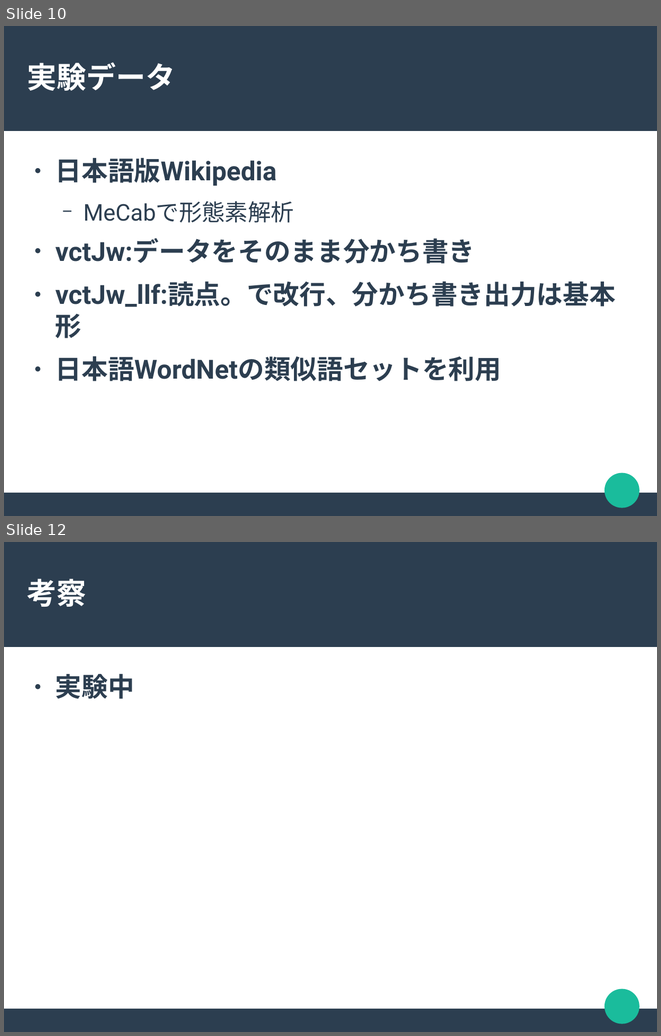
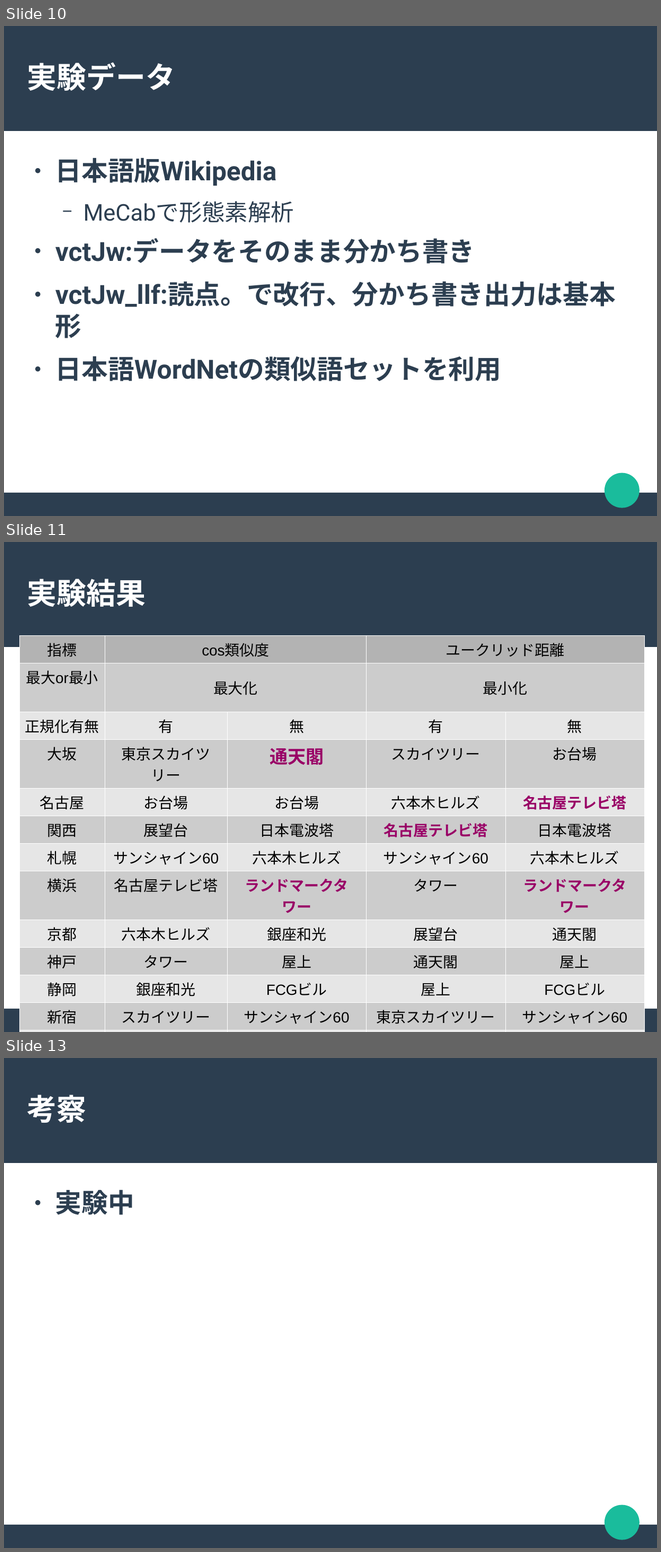
Before and after one commit to chocolaolantan/thesis, a slide deck: note/slide/ハンガリアン法による語の相似関係抽出.odp. Shown one above the other, each under a label of ours: slides 10 and 12 before the commit, slides 10, 11 and 13 after it; the slides between them are not shown. The pictures are 661x1036 and 661x1552 pixels, drawn with LibreOffice and Linux fonts; fonts in the diff are those of the drawing. Boxes give left, top, right and bottom in pixels: in the first picture for what was removed or moved away, otherwise in the second. Text is boxed around its words. In the diff, an @@ line names an element or a change of style, - is before the commit and + after.

```diff
--- a/note/slide/ハンガリアン法による語の相似関係抽出.odp
+++ b/note/slide/ハンガリアン法による語の相似関係抽出.odp
@@ slide 11 added at (x1=4, y1=542, x2=657, y2=1032), background #FFFFFF; not listed: 3 template elements that a slide beside it also shows @@
@@ title added at (x1=27, y1=579, x2=146, y2=607), 36 pt, text #FFFFFF, bold @@
+実験結果
@@ table added at (x1=19, y1=636, x2=645, y2=1026), 13 rows, 5 columns @@
+指標 | cos類似度 |  | ユークリッド距離 | 
+最大or最小 | 最大化 |  | 最小化 | 
+正規化有無 | 有 | 無 | 有 | 無
+大坂 | 東京スカイツリー | 通天閣 | スカイツリー | お台場
+名古屋 | お台場 | お台場 | 六本木ヒルズ | 名古屋テレビ塔
+関西 | 展望台 | 日本電波塔 | 名古屋テレビ塔 | 日本電波塔
+札幌 | サンシャイン60 | 六本木ヒルズ | サンシャイン60 | 六本木ヒルズ
+横浜 | 名古屋テレビ塔 | ランドマークタワー | タワー | ランドマークタワー
+京都 | 六本木ヒルズ | 銀座和光 | 展望台 | 通天閣
+神戸 | タワー | 屋上 | 通天閣 | 屋上
+静岡 | 銀座和光 | FCGビル | 屋上 | FCGビル
+新宿 | スカイツリー | サンシャイン60 | 東京スカイツリー | サンシャイン60
+神奈川 | 電波塔 | ビル街 | 銀座和光 | ビル街
@@ what was slide 12 is now slide 13 @@
```
Also in this commit, not shown: 1 slide changed, 2 other slides added, 1 slide removed, 7 other files.
